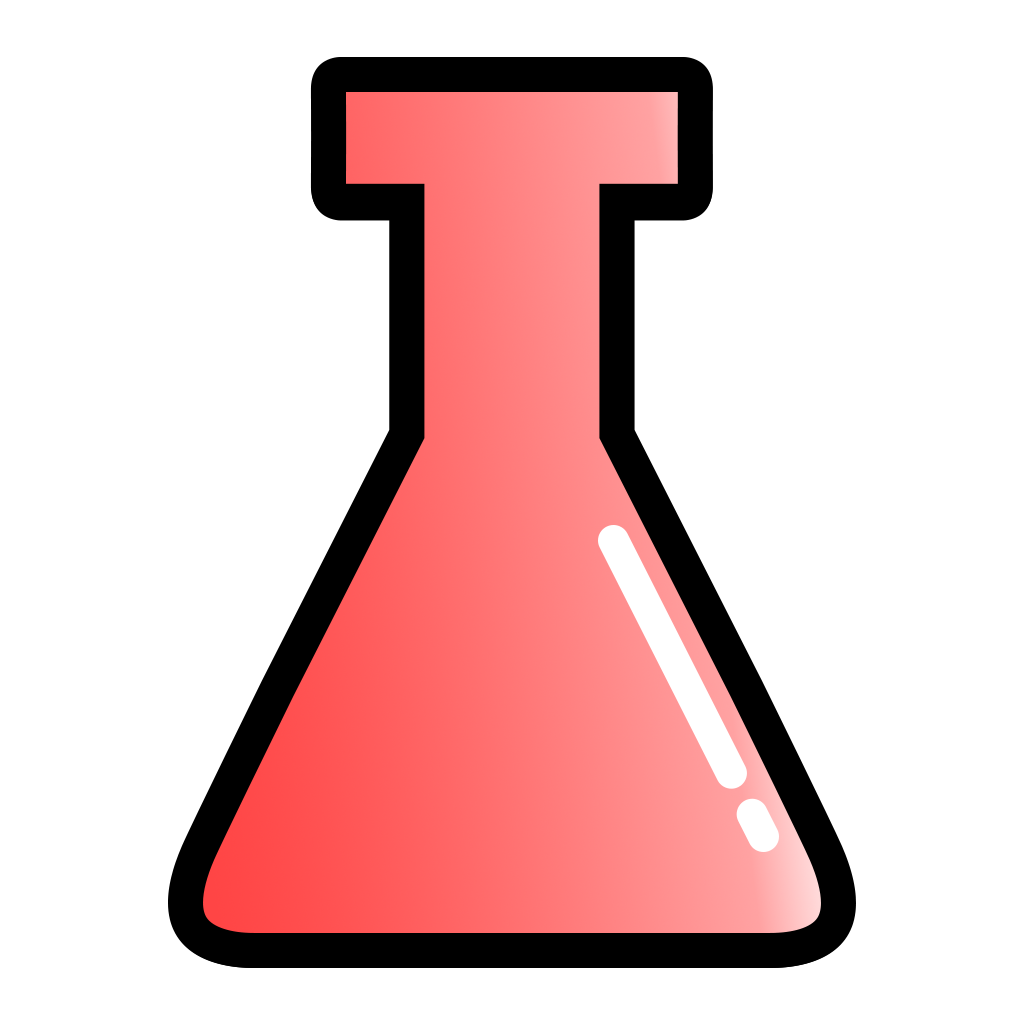
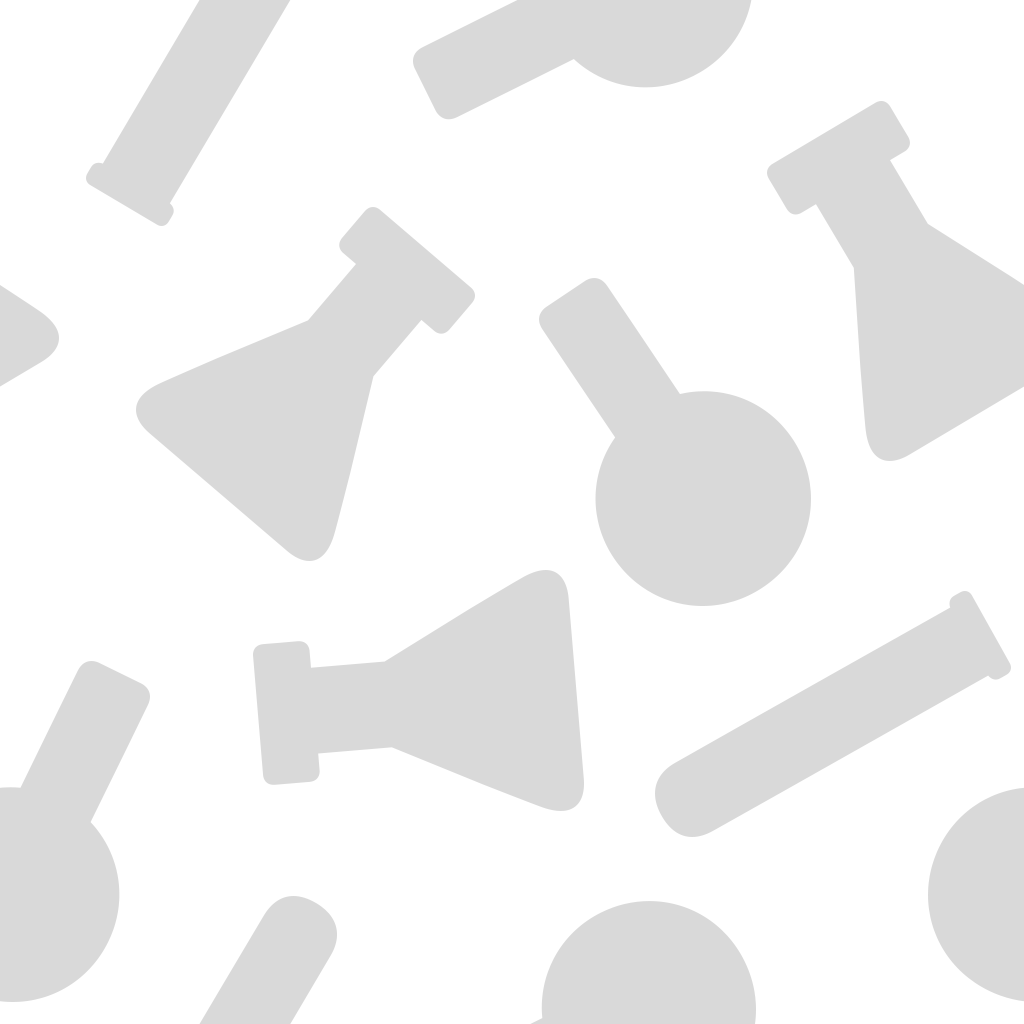
Comparing the layer stacks of the two 1024 × 1024 images. Changes:
hid "icon" over [168, 57, 856, 968]
hid "icon_svg", painted on it over [169, 59, 855, 968]
showed "pattern" over [0, 0, 1024, 1024]
added layer "레이어 1" above "lab bottle 3" over [0, 0, 1024, 1024]
